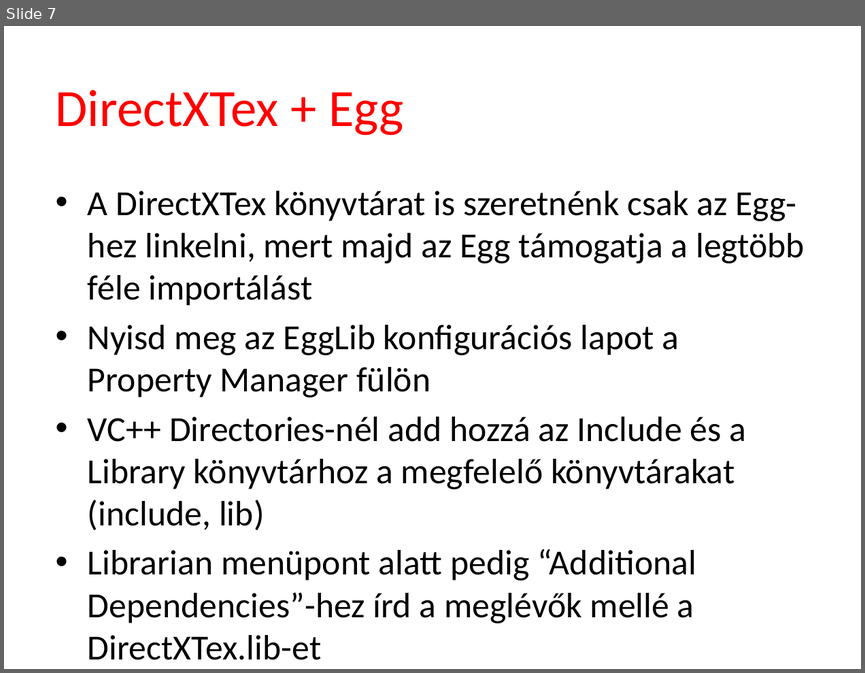
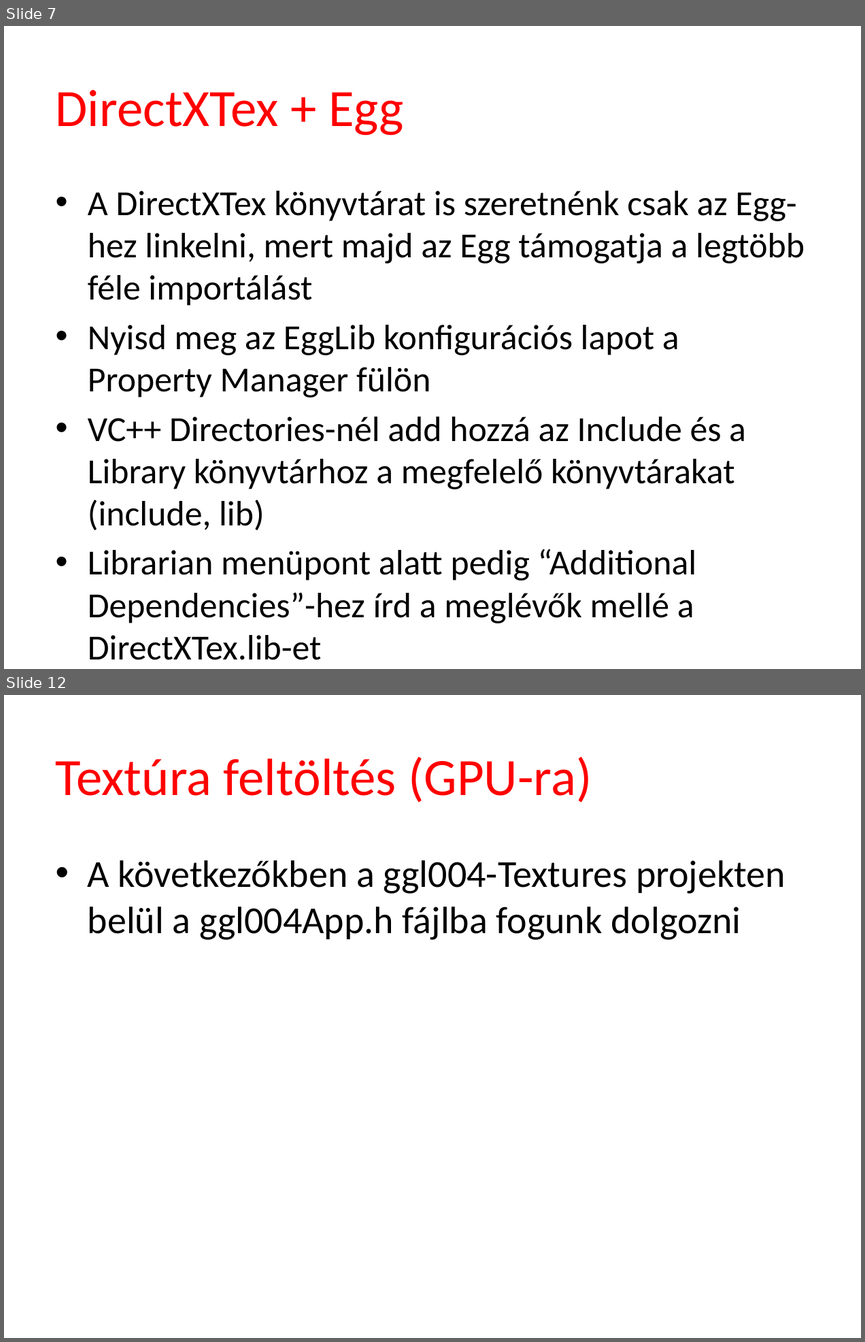
Before and after one commit to tyekx/dx12, a slide deck: Slides/ggl004-Textures.pptx. Shown one above the other, each under a label of ours: slide 7 before the commit, slides 7 and 12 after it; the slides between them are not shown. The pictures are 865x673 and 865x1342 pixels, drawn with LibreOffice and Linux fonts; fonts in the diff are those of the drawing; background and template pictures are left out. Boxes give left, top, right and bottom in pixels: in the first picture for what was removed or moved away, otherwise in the second. Text is boxed around its words. In the diff, an @@ line names an element or a change of style, - is before the commit and + after.

```diff
--- a/Slides/ggl004-Textures.pptx
+++ b/Slides/ggl004-Textures.pptx
@@ slide 12 added at [4,695,861,1338], background #FFFFFF @@
@@ title added at [56,757,592,802], 44 pt, text #FF0000 @@
+Textúra feltöltés (GPU-ra)
@@ text added at [88,860,785,940], 32 pt, text #000000 @@
+• A következőkben a ggl004-Textures projekten belül a ggl004App.h fájlba fogunk dolgozni
```
Also in this commit, not shown: 8 other slides added, 9 other files.
